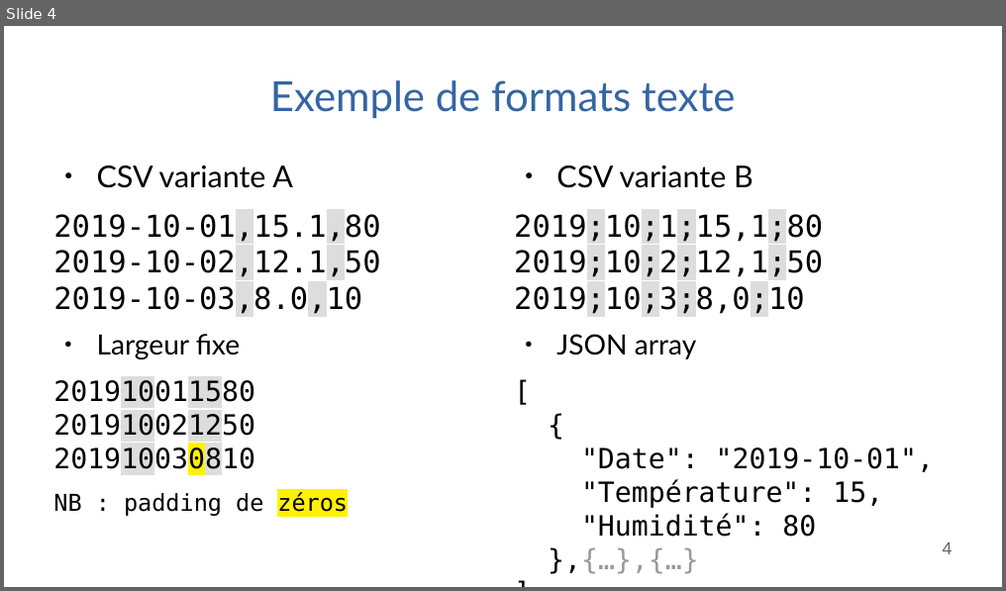
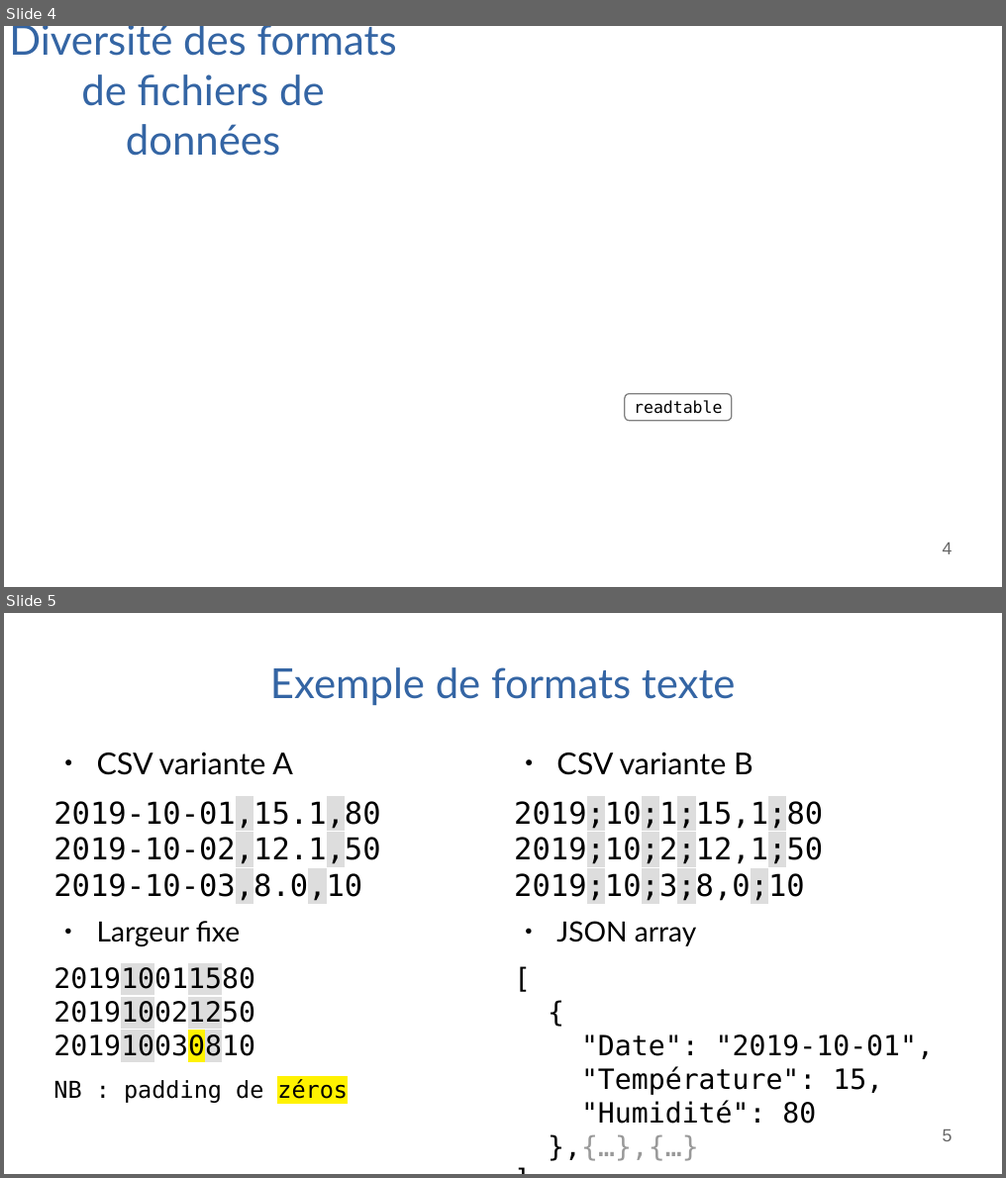
Before and after one commit to pierre-haessig/matlab-data-course, a slide deck: BE Data diapos.odp. Shown one above the other, each under a label of ours: slide 4 before the commit, slides 4 and 5 after it. The pictures are 1006x591 and 1006x1178 pixels, drawn with LibreOffice and Linux fonts; fonts in the diff are those of the drawing; background and template pictures are left out. Boxes give left, top, right and bottom in pixels: in the first picture for what was removed or moved away, otherwise in the second. Text is boxed around its words. In the diff, an @@ line names an element or a change of style, - is before the commit and + after.

```diff
--- a/BE Data diapos.odp
+++ b/BE Data diapos.odp
@@ slide 4 added at (4, 26, 1002, 587), background picture (left out) @@
@@ title added at (9, 26, 397, 156), 33 pt, text #3465A4 @@
+Diversité des formats de fichiers de données
@@ rounded rectangle added at (625, 393, 732, 421), fill #FFFFFF, outline #808080 0.99 pt, 13 pt, text #000000 @@
+readtable
@@ page number added at (943, 543, 952, 555), 14 pt, text #666666 @@
+4
@@ what was slide 4 is now slide 5 @@
@@ page number at (943, 1130, 952, 1142): text changed @@
-4
+5
```
Also in this commit, not shown: 7 slides changed, 9 other slides added, 6 slides removed, 5 other files.
